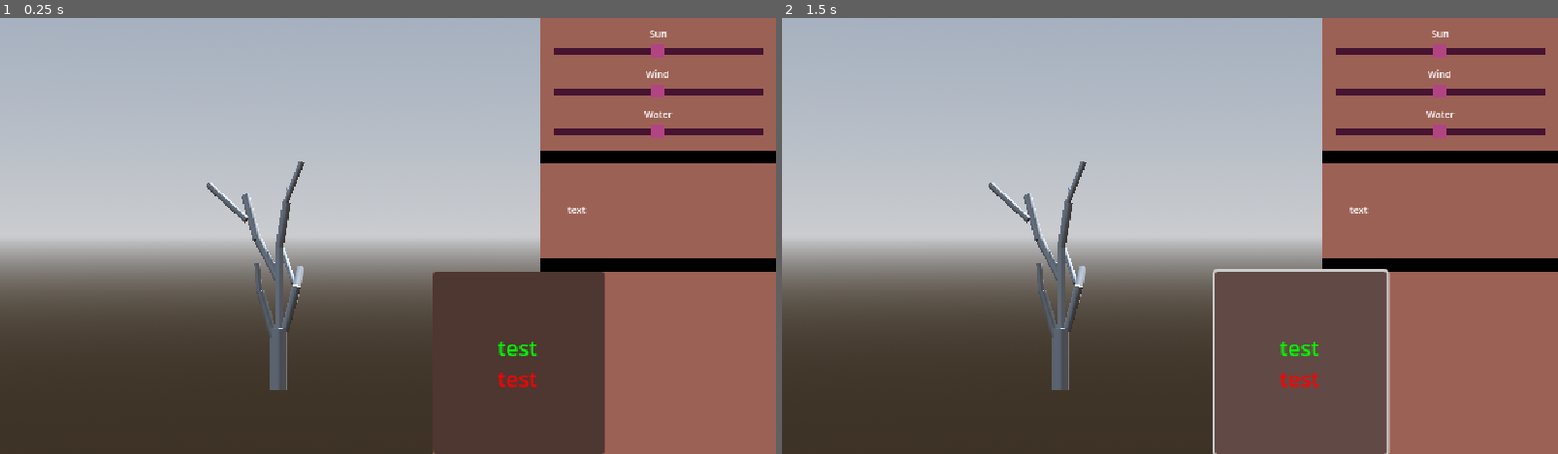
Above: before the commit, frames 1-2 (left to right).
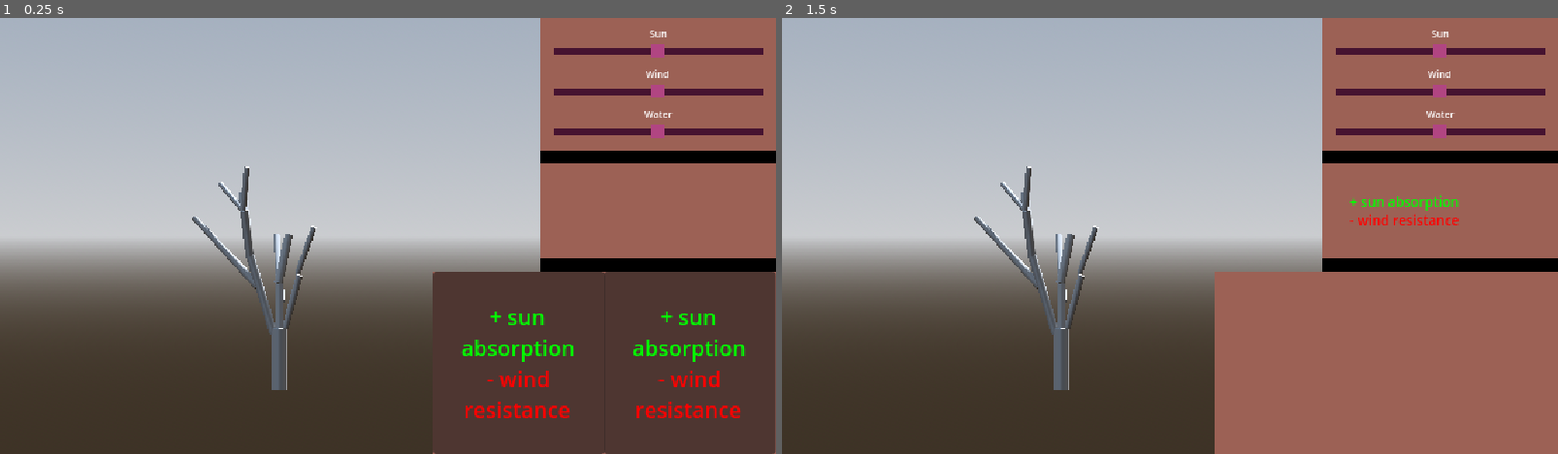
Above: after the commit, the same moments.

Repository: JeppeLindberg/comfy-jam-autumn-2025
Game: Godot game, scene res://scenes/main.tscn
Same seed, same stepped clock (60 frames per second), same inputs: the game is played once before the commit and once after it.
Inputs (mouse positions are in pixels of both pictures, inside the frame that each line leads up to):
- Up to frame 1 (0.25 s): no input
- Up to frame 2 (1.5 s): click (1301, 362) at 0.5 s, where only the run before the commit has a clickable "[color=green]test[/color] [co…"; click (1301, 362) at 1.25 s, where only the run before the commit has a clickable "[color=green]test[/color] [co…"

The runs differ from the first frame. In frame 1, 11% of the frame differs, in the area x 24-100%, y 32-100%; in frame 2, 11%.

Commit message:
progress

Diff:
--- a/prefabs/stump_1.tscn
+++ b/prefabs/stump_1.tscn
@@ -10,6 +10,7 @@
 
 [node name="stump" type="Node3D"]
 script = ExtResource("1_wm8ga")
+stump = true
 matter = 2.8
 
 [node name="mesh" type="MeshInstance3D" parent="."]
--- a/prefabs/stump_2.tscn
+++ b/prefabs/stump_2.tscn
@@ -10,6 +10,7 @@
 
 [node name="stump" type="Node3D"]
 script = ExtResource("1_egj0t")
+stump = true
 matter = 2.9
 
 [node name="mesh" type="MeshInstance3D" parent="."]
--- a/prefabs/stump_3.tscn
+++ b/prefabs/stump_3.tscn
@@ -10,6 +10,7 @@
 
 [node name="stump" type="Node3D"]
 script = ExtResource("1_cs1rx")
+stump = true
 matter = 3.0
 
 [node name="mesh" type="MeshInstance3D" parent="."]
--- /dev/null
+++ b/prefabs/ui_card.tscn
@@ -0,0 +1,41 @@
+[gd_scene load_steps=2 format=3 uid="uid://clitctrd5t2ok"]
+
+[ext_resource type="Script" uid="uid://mb16bcpybgi1" path="res://scripts/ui_card.gd" id="1_k81w2"]
+
+[node name="card" type="Button" node_paths=PackedStringArray("text_label")]
+custom_minimum_size = Vector2(127.5, 136)
+script = ExtResource("1_k81w2")
+card_text = "[color=green]test[/color]
+[color=red]test[/color]"
+text_label = NodePath("text")
+
+[node name="center" type="CenterContainer" parent="."]
+layout_mode = 1
+anchors_preset = 8
+anchor_left = 0.5
+anchor_top = 0.5
+anchor_right = 0.5
+anchor_bottom = 0.5
+grow_horizontal = 2
+grow_vertical = 2
+mouse_filter = 2
+
+[node name="text" type="RichTextLabel" parent="."]
+layout_mode = 1
+anchors_preset = 15
+anchor_right = 1.0
+anchor_bottom = 1.0
+grow_horizontal = 2
+grow_vertical = 2
+mouse_filter = 2
+bbcode_enabled = true
+text = "[color=green]test[/color]
+[color=red]test[/color]"
+horizontal_alignment = 1
+vertical_alignment = 1
+
+[connection signal="button_down" from="." to="." method="_on_button_down"]
+[connection signal="button_up" from="." to="." method="_on_button_up"]
+[connection signal="mouse_entered" from="." to="." method="_on_mouse_entered"]
+[connection signal="mouse_exited" from="." to="." method="_on_mouse_exited"]
+[connection signal="pressed" from="." to="." method="_on_pressed"]
--- /dev/null
+++ b/prefabs/ui_card_1.tscn
@@ -0,0 +1,43 @@
+[gd_scene load_steps=2 format=3 uid="uid://couusae3a5or8"]
+
+[ext_resource type="Script" uid="uid://mb16bcpybgi1" path="res://scripts/ui_card.gd" id="1_6x5y2"]
+
+[node name="card_1" type="Button" node_paths=PackedStringArray("text_label")]
+custom_minimum_size = Vector2(127.5, 136)
+script = ExtResource("1_6x5y2")
+card_text = "[color=green]+ sun absorption[/color]
+[color=red]- wind resistance[/color]"
+sun_absorption_delta = 1
+wind_resistance_delta = -1
+text_label = NodePath("text")
+
+[node name="center" type="CenterContainer" parent="."]
+layout_mode = 1
+anchors_preset = 8
+anchor_left = 0.5
+anchor_top = 0.5
+anchor_right = 0.5
+anchor_bottom = 0.5
+grow_horizontal = 2
+grow_vertical = 2
+mouse_filter = 2
+
+[node name="text" type="RichTextLabel" parent="."]
+layout_mode = 1
+anchors_preset = 15
+anchor_right = 1.0
+anchor_bottom = 1.0
+grow_horizontal = 2
+grow_vertical = 2
+mouse_filter = 2
+bbcode_enabled = true
+text = "[color=green]test[/color]
+[color=red]test[/color]"
+horizontal_alignment = 1
+vertical_alignment = 1
+
+[connection signal="button_down" from="." to="." method="_on_button_down"]
+[connection signal="button_up" from="." to="." method="_on_button_up"]
+[connection signal="mouse_entered" from="." to="." method="_on_mouse_entered"]
+[connection signal="mouse_exited" from="." to="." method="_on_mouse_exited"]
+[connection signal="pressed" from="." to="." method="_on_pressed"]
--- a/scenes/main.tscn
+++ b/scenes/main.tscn
@@ -7,6 +7,7 @@
 [ext_resource type="PackedScene" uid="uid://djo8u7v67c470" path="res://prefabs/stump_1.tscn" id="2_jkv2x"]
 [ext_resource type="Script" uid="uid://bdy2ugigvwukk" path="res://scripts/stats.gd" id="3_gqmmt"]
 [ext_resource type="PackedScene" uid="uid://cka13oun4dy67" path="res://prefabs/stump_2.tscn" id="3_jbj1t"]
+[ext_resource type="Script" uid="uid://ctjvw4xo7s8ui" path="res://scripts/cards.gd" id="4_yc10j"]
 [ext_resource type="PackedScene" uid="uid://bnt3ngxfcndaw" path="res://prefabs/branch_1.tscn" id="5_muem4"]
 [ext_resource type="PackedScene" uid="uid://coh2ohqj4pdbt" path="res://prefabs/branch_2.tscn" id="6_dp3eg"]
 [ext_resource type="PackedScene" uid="uid://kgp4f1m34n2t" path="res://prefabs/branch_3.tscn" id="7_0ld40"]
@@ -17,9 +18,10 @@
 [ext_resource type="PackedScene" uid="uid://b7i71oh263k7d" path="res://prefabs/branch_8.tscn" id="12_y6deb"]
 [ext_resource type="PackedScene" uid="uid://6jw82booy7nx" path="res://prefabs/branch_9.tscn" id="13_og1vs"]
 [ext_resource type="PackedScene" uid="uid://witndceekd8y" path="res://prefabs/branch_10.tscn" id="14_2wyq8"]
+[ext_resource type="Script" uid="uid://ceo5p8u1oc2jh" path="res://scripts/tree_part.gd" id="16_dp3eg"]
 [ext_resource type="PackedScene" uid="uid://d0p80on5l55d1" path="res://prefabs/ui_parameter.tscn" id="17_dp3eg"]
 [ext_resource type="Script" uid="uid://4jkiu32j3a8p" path="res://scripts/connector.gd" id="17_muem4"]
-[ext_resource type="Script" uid="uid://mb16bcpybgi1" path="res://scripts/ui_button.gd" id="19_0ld40"]
+[ext_resource type="PackedScene" uid="uid://couusae3a5or8" path="res://prefabs/ui_card_1.tscn" id="20_gqmmt"]
 
 [sub_resource type="ProceduralSkyMaterial" id="ProceduralSkyMaterial_jbj1t"]
 sky_horizon_color = Color(0.662243, 0.671743, 0.686743, 1)
@@ -60,8 +62,13 @@
 wind_ui_parameter = NodePath("../ui/panel/container/parameter_panel/parameter_container/parameter_wind")
 water_ui_parameter = NodePath("../ui/panel/container/parameter_panel/parameter_container/parameter_water")
 
-[node name="stats" type="Node3D" parent="."]
+[node name="stats" type="Node3D" parent="." node_paths=PackedStringArray("stats_text")]
 script = ExtResource("3_gqmmt")
+stats_text = NodePath("../ui/panel/container/stats/margin/container/stats_text")
+
+[node name="cards" type="Node3D" parent="." node_paths=PackedStringArray("cards_container")]
+script = ExtResource("4_yc10j")
+cards_container = NodePath("../ui/panel/container/card_panel/margin/card_panel/container")
 
 [node name="tree" type="Node3D" parent="." node_paths=PackedStringArray("main") groups=["tree"]]
 script = ExtResource("1_0wfyh")
@@ -70,80 +77,132 @@
 stump_prefabs = Array[PackedScene]([ExtResource("2_jkv2x"), ExtResource("3_jbj1t"), ExtResource("1_o5qli")])
 branch_prefabs = Array[PackedScene]([ExtResource("5_muem4"), ExtResource("6_dp3eg"), ExtResource("7_0ld40"), ExtResource("8_gqmmt"), ExtResource("9_yc10j"), ExtResource("10_jscy8"), ExtResource("11_pm3ni"), ExtResource("12_y6deb"), ExtResource("13_og1vs"), ExtResource("14_2wyq8")])
 
-[node name="@Node3D@21962" parent="tree" groups=["tree_part"] instance=ExtResource("2_jkv2x")]
-
-[node name="branch_1" type="Node3D" parent="tree/@Node3D@21962" groups=["connector"]]
+[node name="@Node3D@335073" type="Node3D" parent="tree" groups=["tree_part"] instance=ExtResource("2_jkv2x")]
+transform = Transform3D(0.935884, 0, 0, 0, 0.99881, 0, 0, 0, 0.935884, 0, 0, 0)
+top_level = true
+script = ExtResource("16_dp3eg")
+stump = true
+matter = 2.8
+
+[node name="branch_0" type="Node3D" parent="tree/@Node3D@335073" groups=["connector"]]
 transform = Transform3D(1, 0, 0, 0, 0.994149, 0.108017, 0, -0.108017, 0.994149, -0.0260136, 2.13899, 0)
 script = ExtResource("17_muem4")
 
-[node name="branch" parent="tree/@Node3D@21962/branch_1" groups=["tree_part"] instance=ExtResource("11_pm3ni")]
-
-[node name="branch_4" type="Node3D" parent="tree/@Node3D@21962/branch_1/branch" groups=["connector"]]
+[node name="branch" type="Node3D" parent="tree/@Node3D@335073/branch_0" groups=["tree_part"] instance=ExtResource("13_og1vs")]
+transform = Transform3D(1, 0, 0, 0, 0.994163, 0.107888, 0, -0.107888, 0.994163, -0.0243457, 2.13644, 0)
+top_level = true
+script = ExtResource("16_dp3eg")
+matter = 2.4
+
+[node name="branch_11" type="Node3D" parent="tree/@Node3D@335073/branch_0/branch" groups=["connector"]]
+transform = Transform3D(0.9781, 0.208134, 0, -0.208134, 0.9781, 0, 0, 0, 1, -0.0456076, 1.60435, 0)
+script = ExtResource("17_muem4")
+
+[node name="branch" type="Node3D" parent="tree/@Node3D@335073/branch_0/branch/branch_11" groups=["tree_part"] instance=ExtResource("9_yc10j")]
+transform = Transform3D(0.9781, 0.208134, 0, -0.206919, 0.972391, 0.107888, 0.0224553, -0.105526, 0.994163, -0.0699533, 3.73143, -0.173091)
+top_level = true
+script = ExtResource("16_dp3eg")
+matter = 2.35
+
+[node name="branch_1" type="Node3D" parent="tree/@Node3D@335073/branch_0/branch" groups=["connector"]]
+transform = Transform3D(0.417562, -0.0332877, 0.908038, -0.633675, 0.70555, 0.317261, -0.651227, -0.707877, 0.273518, 0.037028, 1.01142, -0.115739)
+script = ExtResource("17_muem4")
+
+[node name="branch" type="Node3D" parent="tree/@Node3D@335073/branch_0/branch/branch_1" groups=["tree_part"] instance=ExtResource("7_0ld40")]
+transform = Transform3D(0.417563, -0.0332875, 0.908038, -0.700236, 0.62506, 0.344919, -0.57906, -0.779866, 0.237693, 0.0126823, 3.12947, -0.224184)
+top_level = true
+script = ExtResource("16_dp3eg")
+matter = 2.1
+
+[node name="branch_4" type="Node3D" parent="tree/@Node3D@335073/branch_0/branch/branch_1/branch" groups=["connector"]]
+transform = Transform3D(0.991794, -0.125465, -0.024542, 0.123661, 0.990208, -0.0647821, 0.0324295, 0.0612156, 0.997598, -0.0256607, 1.39714, -0.0103516)
+script = ExtResource("17_muem4")
+
+[node name="branch" type="Node3D" parent="tree/@Node3D@335073/branch_0/branch/branch_1/branch/branch_4" groups=["tree_part"] instance=ExtResource("10_jscy8")]
+transform = Transform3D(0.437725, -0.0297652, 0.894207, -0.603607, 0.727909, 0.319511, -0.660412, -0.685027, 0.300658, -0.0539396, 4.01717, -1.30137)
+top_level = true
+script = ExtResource("16_dp3eg")
+matter = 2.0
+
+[node name="branch_2" type="Node3D" parent="tree/@Node3D@335073" groups=["connector"]]
+transform = Transform3D(0.966622, 0.253393, -0.0378563, -0.256205, 0.956012, -0.142826, -3.72529e-09, 0.147758, 0.989024, 0.176571, 2.12807, 0)
+script = ExtResource("17_muem4")
+
+[node name="branch" type="Node3D" parent="tree/@Node3D@335073/branch_2" groups=["tree_part"] instance=ExtResource("10_jscy8")]
+transform = Transform3D(0.966621, 0.253399, -0.0378572, -0.256211, 0.956036, -0.142656, 4.39435e-05, 0.147594, 0.989048, 0.16525, 2.12554, 0)
+top_level = true
+script = ExtResource("16_dp3eg")
+matter = 2.0
+
+[node name="branch_5" type="Node3D" parent="tree/@Node3D@335073/branch_2/branch" groups=["connector"]]
+transform = Transform3D(0.978643, 0.0777261, 0.190308, -0.0633931, 0.994754, -0.0802884, -0.19555, 0.0665096, 0.978436, -0.0322904, 2.03461, 0.063557)
+script = ExtResource("17_muem4")
+
+[node name="branch" type="Node3D" parent="tree/@Node3D@335073/branch_2/branch/branch_5" groups=["tree_part"] instance=ExtResource("8_gqmmt")]
+transform = Transform3D(0.937315, 0.324684, 0.12657, -0.283449, 0.921618, -0.265097, -0.202722, 0.212604, 0.955878, 0.6472, 4.0699, 0.363155)
+top_level = true
+script = ExtResource("16_dp3eg")
+matter = 1.5
+
+[node name="branch_3" type="Node3D" parent="tree/@Node3D@335073" groups=["connector"]]
+transform = Transform3D(0.958457, -0.285105, 0.0086709, 0.285237, 0.958014, -0.0291361, 0, 0.030399, 0.999538, -0.241345, 1.94534, 0)
+script = ExtResource("17_muem4")
+
+[node name="branch" type="Node3D" parent="tree/@Node3D@335073/branch_3" groups=["tree_part"] instance=ExtResource("11_pm3ni")]
+transform = Transform3D(0.958457, -0.285105, 0.00867091, 0.285237, 0.958015, -0.0291014, -9.88133e-06, 0.0303657, 0.999539, -0.225871, 1.94303, 0)
+top_level = true
+script = ExtResource("16_dp3eg")
+matter = 2.5
+
+[node name="branch_6" type="Node3D" parent="tree/@Node3D@335073/branch_3/branch" groups=["connector"]]
 transform = Transform3D(0.985762, 0.165961, -0.0270165, -0.168145, 0.972955, -0.158386, -1.86265e-09, 0.160674, 0.987008, -0.00566167, 2.96503, 0)
 script = ExtResource("17_muem4")
 
-[node name="branch" parent="tree/@Node3D@21962/branch_1/branch/branch_4" groups=["tree_part"] instance=ExtResource("13_og1vs")]
-
-[node name="branch_6" type="Node3D" parent="tree/@Node3D@21962/branch_1/branch/branch_4/branch" groups=["connector"]]
+[node name="branch" type="Node3D" parent="tree/@Node3D@335073/branch_3/branch/branch_6" groups=["tree_part"] instance=ExtResource("13_og1vs")]
+transform = Transform3D(0.99275, -0.116936, 0.0278208, 0.120091, 0.974768, -0.188166, -0.00511557, 0.190142, 0.981743, -1.07664, 4.78195, 0.0900354)
+top_level = true
+script = ExtResource("16_dp3eg")
+matter = 2.4
+
+[node name="branch_8" type="Node3D" parent="tree/@Node3D@335073/branch_3/branch/branch_6/branch" groups=["connector"]]
 transform = Transform3D(0.9781, 0.208134, 0, -0.208134, 0.9781, 0, 0, 0, 1, -0.0456076, 1.60435, 0)
 script = ExtResource("17_muem4")
 
-[node name="branch" parent="tree/@Node3D@21962/branch_1/branch/branch_4/branch/branch_6" groups=["tree_part"] instance=ExtResource("12_y6deb")]
-
-[node name="branch_7" type="Node3D" parent="tree/@Node3D@21962/branch_1/branch/branch_4/branch" groups=["connector"]]
+[node name="branch" type="Node3D" parent="tree/@Node3D@335073/branch_3/branch/branch_6/branch/branch_8" groups=["tree_part"] instance=ExtResource("12_y6deb")]
+transform = Transform3D(0.991402, 0.0922503, 0.0277105, -0.0850831, 0.978415, -0.18742, -0.044402, 0.184914, 0.977852, -1.30953, 6.34035, 0.395324)
+top_level = true
+script = ExtResource("16_dp3eg")
+matter = 1.9
+
+[node name="branch_7" type="Node3D" parent="tree/@Node3D@335073/branch_3/branch/branch_6/branch" groups=["connector"]]
 transform = Transform3D(0.417562, -0.0332877, 0.908038, -0.633675, 0.70555, 0.317261, -0.651227, -0.707877, 0.273518, 0.037028, 1.01142, -0.115739)
 script = ExtResource("17_muem4")
 
-[node name="branch" parent="tree/@Node3D@21962/branch_1/branch/branch_4/branch/branch_7" groups=["tree_part"] instance=ExtResource("12_y6deb")]
-
-[node name="branch_2" type="Node3D" parent="tree/@Node3D@21962/branch_1/branch" groups=["connector"]]
+[node name="branch" type="Node3D" parent="tree/@Node3D@335073/branch_3/branch/branch_6/branch/branch_7" groups=["tree_part"] instance=ExtResource("7_0ld40")]
+transform = Transform3D(0.468652, -0.135244, 0.868509, -0.443238, 0.816948, 0.365382, -0.758942, -0.560629, 0.322919, -1.16138, 5.79408, 0.168534)
+top_level = true
+script = ExtResource("16_dp3eg")
+matter = 2.1
+
+[node name="branch_9" type="Node3D" parent="tree/@Node3D@335073/branch_3/branch/branch_6/branch/branch_7/branch" groups=["connector"]]
+transform = Transform3D(0.991794, -0.0985859, -0.0813916, 0.123661, 0.901304, 0.415162, 0.0324295, -0.42182, 0.9061, 0.0522473, 0.792636, -0.0879184)
+script = ExtResource("17_muem4")
+
+[node name="branch" type="Node3D" parent="tree/@Node3D@335073/branch_3/branch/branch_6/branch/branch_7/branch/branch_9" groups=["tree_part"] instance=ExtResource("12_y6deb")]
+transform = Transform3D(0.461754, -0.536675, 0.677457, -0.318297, 0.62754, 0.68628, -0.79344, -0.564069, 0.118947, -1.32045, 6.38634, -0.343884)
+top_level = true
+script = ExtResource("16_dp3eg")
+matter = 1.9
+
+[node name="branch_10" type="Node3D" parent="tree/@Node3D@335073/branch_3/branch" groups=["connector"]]
 transform = Transform3D(0.876822, -0.435524, -0.203719, 0.470409, 0.864711, 0.176041, 0.0994874, -0.250188, 0.963073, -0.0549002, 1.84033, -0.0424069)
 script = ExtResource("17_muem4")
 
-[node name="branch" parent="tree/@Node3D@21962/branch_1/branch/branch_2" groups=["tree_part"] instance=ExtResource("13_og1vs")]
-
-[node name="branch_10" type="Node3D" parent="tree/@Node3D@21962/branch_1/branch/branch_2/branch" groups=["connector"]]
-transform = Transform3D(0.9781, 0.208134, 0, -0.208134, 0.9781, 0, 0, 0, 1, -0.0456076, 1.60435, 0)
-script = ExtResource("17_muem4")
-
-[node name="branch" parent="tree/@Node3D@21962/branch_1/branch/branch_2/branch/branch_10" groups=["tree_part"] instance=ExtResource("9_yc10j")]
-
-[node name="branch_11" type="Node3D" parent="tree/@Node3D@21962/branch_1/branch/branch_2/branch/branch_10/branch" groups=["connector"]]
-transform = Transform3D(0.861381, -0.507633, -0.0182027, 0.502582, 0.856915, -0.114487, 0.0737155, 0.0894685, 0.993258, -0.156612, 0.858209, 0.0818975)
-script = ExtResource("17_muem4")
-
-[node name="branch" parent="tree/@Node3D@21962/branch_1/branch/branch_2/branch/branch_10/branch/branch_11" groups=["tree_part"] instance=ExtResource("10_jscy8")]
-
-[node name="branch_3" type="Node3D" parent="tree/@Node3D@21962" groups=["connector"]]
-transform = Transform3D(0.966622, 0.253393, -0.0378563, -0.256205, 0.956012, -0.142826, -3.72529e-09, 0.147758, 0.989024, 0.176571, 2.12807, 0)
-script = ExtResource("17_muem4")
-
-[node name="branch" parent="tree/@Node3D@21962/branch_3" groups=["tree_part"] instance=ExtResource("13_og1vs")]
-
-[node name="branch_5" type="Node3D" parent="tree/@Node3D@21962/branch_3/branch" groups=["connector"]]
-transform = Transform3D(0.417562, -0.0332877, 0.908038, -0.633675, 0.70555, 0.317261, -0.651227, -0.707877, 0.273518, 0.037028, 1.01142, -0.115739)
-script = ExtResource("17_muem4")
-
-[node name="branch" parent="tree/@Node3D@21962/branch_3/branch/branch_5" groups=["tree_part"] instance=ExtResource("7_0ld40")]
-
-[node name="branch_8" type="Node3D" parent="tree/@Node3D@21962/branch_3/branch/branch_5/branch" groups=["connector"]]
-transform = Transform3D(0.991794, -0.0985859, -0.0813916, 0.123661, 0.901304, 0.415162, 0.0324295, -0.42182, 0.9061, 0.0522473, 0.792636, -0.0879184)
-script = ExtResource("17_muem4")
-
-[node name="branch" parent="tree/@Node3D@21962/branch_3/branch/branch_5/branch/branch_8" groups=["tree_part"] instance=ExtResource("8_gqmmt")]
-transform = Transform3D(1, -1.30385e-08, 3.72529e-09, 1.30385e-08, 1, 0, -3.72529e-09, 4.85722e-17, 1, 0, 0, 0)
-
-[node name="branch_0" type="Node3D" parent="tree/@Node3D@21962" groups=["connector"]]
-transform = Transform3D(0.958457, -0.285105, 0.0086709, 0.285237, 0.958014, -0.0291361, 0, 0.030399, 0.999538, -0.241345, 1.94534, 0)
-script = ExtResource("17_muem4")
-
-[node name="branch" parent="tree/@Node3D@21962/branch_0" groups=["tree_part"] instance=ExtResource("13_og1vs")]
-
-[node name="branch_9" type="Node3D" parent="tree/@Node3D@21962/branch_0/branch" groups=["connector"]]
-transform = Transform3D(0.9781, 0.208134, 0, -0.208134, 0.9781, 0, 0, 0, 1, -0.0456076, 1.60435, 0)
-script = ExtResource("17_muem4")
-
-[node name="branch" parent="tree/@Node3D@21962/branch_0/branch/branch_9" groups=["tree_part"] instance=ExtResource("6_dp3eg")]
+[node name="branch" type="Node3D" parent="tree/@Node3D@335073/branch_3/branch/branch_10" groups=["tree_part"] instance=ExtResource("5_muem4")]
+transform = Transform3D(0.707143, -0.666134, -0.237095, 0.697866, 0.711459, 0.0825148, 0.113718, -0.223811, 0.967976, -0.803546, 3.69166, 0.0134962)
+top_level = true
+script = ExtResource("16_dp3eg")
+matter = 2.2
 
 [node name="ui" type="Control" parent="."]
 layout_mode = 3
@@ -227,8 +286,10 @@
 
 [node name="stats_text" type="RichTextLabel" parent="ui/panel/container/stats/margin/container"]
 layout_mode = 2
-theme_override_font_sizes/normal_font_size = 7
-text = "text"
+theme_override_font_sizes/normal_font_size = 10
+bbcode_enabled = true
+text = "[color=green]+ sun absorption[/color]
+[color=red]- wind resistance[/color]"
 fit_content = true
 
 [node name="card_panel" type="Panel" parent="ui/panel/container"]
@@ -261,41 +322,8 @@
 grow_vertical = 2
 theme_override_constants/separation = 0
 
-[node name="option_1" type="Button" parent="ui/panel/container/card_panel/margin/card_panel/container" node_paths=PackedStringArray("text_label")]
-custom_minimum_size = Vector2(127.5, 136)
-layout_mode = 2
-script = ExtResource("19_0ld40")
-card_text = "[color=green]test[/color]
-[color=red]test[/color]"
-text_label = NodePath("text")
-
-[node name="center" type="CenterContainer" parent="ui/panel/container/card_panel/margin/card_panel/container/option_1"]
-layout_mode = 1
-anchors_preset = 8
-anchor_left = 0.5
-anchor_top = 0.5
-anchor_right = 0.5
-anchor_bottom = 0.5
-grow_horizontal = 2
-grow_vertical = 2
-mouse_filter = 2
-
-[node name="text" type="RichTextLabel" parent="ui/panel/container/card_panel/margin/card_panel/container/option_1"]
-layout_mode = 1
-anchors_preset = 15
-anchor_right = 1.0
-anchor_bottom = 1.0
-grow_horizontal = 2
-grow_vertical = 2
-mouse_filter = 2
-bbcode_enabled = true
-text = "[color=green]test[/color]
-[color=red]test[/color]"
-horizontal_alignment = 1
-vertical_alignment = 1
-
-[connection signal="button_down" from="ui/panel/container/card_panel/margin/card_panel/container/option_1" to="ui/panel/container/card_panel/margin/card_panel/container/option_1" method="_on_button_down"]
-[connection signal="button_up" from="ui/panel/container/card_panel/margin/card_panel/container/option_1" to="ui/panel/container/card_panel/margin/card_panel/container/option_1" method="_on_button_up"]
-[connection signal="mouse_entered" from="ui/panel/container/card_panel/margin/card_panel/container/option_1" to="ui/panel/container/card_panel/margin/card_panel/container/option_1" method="_on_mouse_entered"]
-[connection signal="mouse_exited" from="ui/panel/container/card_panel/margin/card_panel/container/option_1" to="ui/panel/container/card_panel/margin/card_panel/container/option_1" method="_on_mouse_exited"]
-[connection signal="pressed" from="ui/panel/container/card_panel/margin/card_panel/container/option_1" to="ui/panel/container/card_panel/margin/card_panel/container/option_1" method="_on_pressed"]
+[node name="card_1" parent="ui/panel/container/card_panel/margin/card_panel/container" instance=ExtResource("20_gqmmt")]
+layout_mode = 2
+
+[node name="card_2" parent="ui/panel/container/card_panel/margin/card_panel/container" instance=ExtResource("20_gqmmt")]
+layout_mode = 2
--- /dev/null
+++ b/scripts/cards.gd
@@ -0,0 +1,9 @@
+extends Node3D
+
+@export var cards_container: Control
+
+
+
+func clear_cards():
+	for card in cards_container.get_children():
+		card.queue_free()
--- a/scripts/stats.gd
+++ b/scripts/stats.gd
@@ -3,6 +3,8 @@
 @export var sun_absorption: int = 0
 @export var wind_resistance: int = 0
 @export var water_absorption: int = 0
+
+@export var stats_text: RichTextLabel
 
 var prev_stats = {}
 
@@ -20,4 +22,51 @@
 
 
 func _update_stats():
+	var replace_txt = ''
+	stats_text.text = ''
+
+	if sun_absorption > 0:
+		replace_txt = ''
+		for i in range(sun_absorption):
+			replace_txt += '+'
+		if stats_text.text != '':
+			stats_text.text += '\n'
+		stats_text.text += '[color=green]'+replace_txt+' sun absorption[/color]'
+	if wind_resistance > 0:
+		replace_txt = ''
+		for i in range(wind_resistance):
+			replace_txt += '+'
+		if stats_text.text != '':
+			stats_text.text += '\n'
+		stats_text.text += '[color=green]'+replace_txt+' wind resistance[/color]'
+	if water_absorption > 0:
+		replace_txt = ''
+		for i in range(water_absorption):
+			replace_txt += '+'
+		if stats_text.text != '':
+			stats_text.text += '\n'
+		stats_text.text += '[color=green]'+replace_txt+' water absorption[/color]'
+
+	if sun_absorption < 0:
+		replace_txt = ''
+		for i in range(-sun_absorption):
+			replace_txt += '-'
+		if stats_text.text != '':
+			stats_text.text += '\n'
+		stats_text.text += '[color=red]'+replace_txt+' sun absorption[/color]'
+	if wind_resistance < 0:
+		replace_txt = ''
+		for i in range(-wind_resistance):
+			replace_txt += '-'
+		if stats_text.text != '':
+			stats_text.text += '\n'
+		stats_text.text += '[color=red]'+replace_txt+' wind resistance[/color]'
+	if water_absorption < 0:
+		replace_txt = ''
+		for i in range(-water_absorption):
+			replace_txt += '-'
+		if stats_text.text != '':
+			stats_text.text += '\n'
+		stats_text.text += '[color=red]'+replace_txt+' water absorption[/color]'
+
 	print('sun_absorption: '+str(sun_absorption)+' wind_resistance: '+str(wind_resistance)+' water_absorption: '+str(water_absorption))
--- a/scripts/tree_part.gd
+++ b/scripts/tree_part.gd
@@ -1,6 +1,7 @@
 @tool
 extends Node3D
 
+@export var stump = false
 @export var matter = 1.0
 
 var depth = 0.0
@@ -14,6 +15,7 @@
 		if child.has_method('activate'):
 			child.activate()
 
+	top_level = true
 	_get_tree()
 
 func _get_tree():
@@ -28,4 +30,14 @@
 func set_growth(growth):
 	var calc_growth = growth * 2.0
 	calc_growth -= depth*0.1
-	scale = Vector3.ONE * _get_tree().growth_scale.sample(clamp(calc_growth, 0.0, 1.0))
+	if stump:
+		calc_growth *= 0.5
+	var growth_y = _get_tree().growth_scale.sample(clamp(calc_growth, 0.0, 1.0))
+	var growth_x = _get_tree().growth_scale.sample(clamp(calc_growth * 0.7, 0.0, 1.0))
+	scale = Vector3(growth_x, growth_y, growth_x)
+
+	for connector in _get_tree().main.get_children_in_group(self, 'connector'):
+		for child in connector.get_children():
+			if child.top_level:
+				child.global_position = connector.global_position
+				child.global_rotation = connector.global_rotation
--- a/scripts/ui_button.gd
+++ b/scripts/ui_card.gd
@@ -1,5 +1,8 @@
 extends Button
 
+
+@onready var stats = get_node('/root/main/stats')
+@onready var cards = get_node('/root/main/cards')
 
 @export_multiline var card_text = 'text'
 
@@ -21,7 +24,11 @@
 
 
 func _on_pressed() -> void:
-	print('_on_pressed')
+	stats.sun_absorption += sun_absorption_delta
+	stats.wind_resistance += wind_resistance_delta
+	stats.water_absorption += water_absorption_delta
+
+	cards.clear_cards()
 
 
 func _on_button_down() -> void:
Not shown: 1 places in scenes/main.tscn that only renumber resources
Not shown, added: scripts/cards.gd.uid
Renamed: scripts/ui_button.gd.uid -> scripts/ui_card.gd.uid
